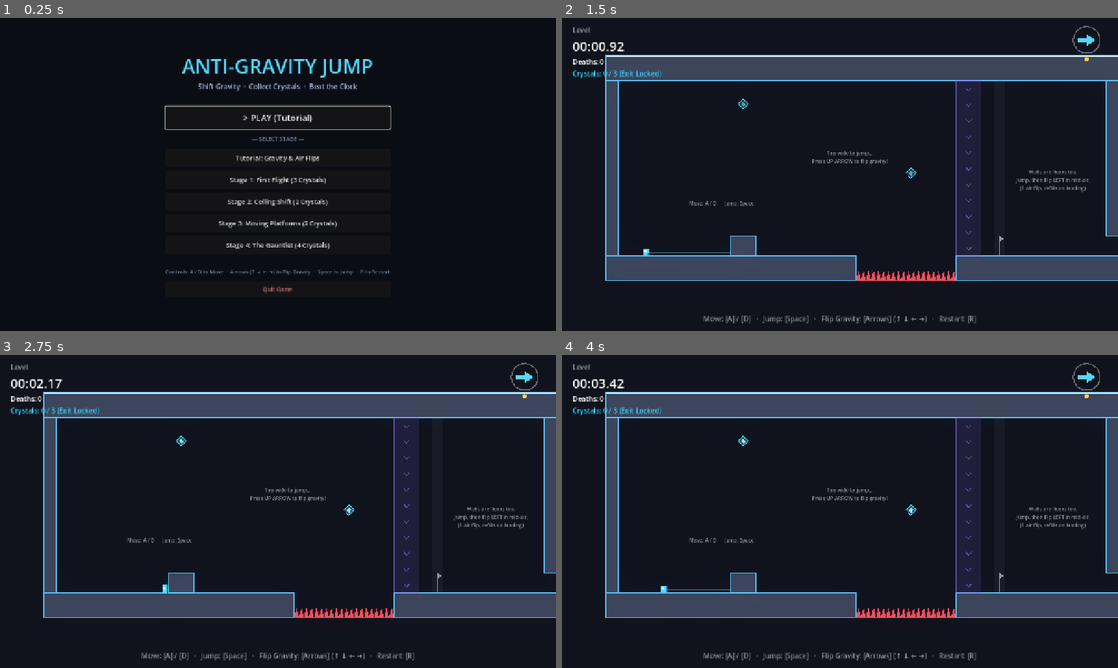
Above: before the commit, frames 1-4 (two rows, left to right).
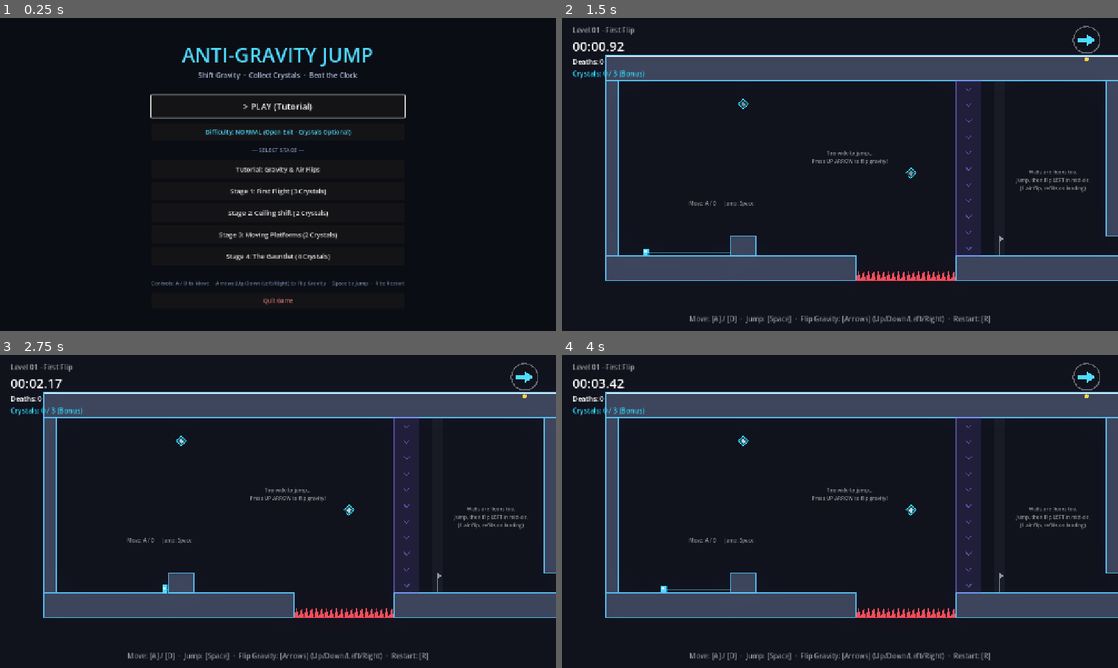
Above: after the commit, the same moments.

Repository: gorelikspb/antigravityjump
Game: Godot game, scene res://src/ui/main_menu.tscn
The game is run twice, just before and just after one commit, with the same random seed, the same clock (stepped at 60 frames per second) and the same inputs.
Inputs (mouse positions are in pixels of both pictures, inside the frame that each line leads up to):
- Up to frame 1 (0.25 s): no input
- Up to frame 2 (1.5 s): click "Stage 1: First Flight (3 Crys…" at 0.5 s; tap Enter (confirm) at 1.25 s; move the mouse to (962, 158) at 1.27 s; hold Right (gravity_right) from 1.28 s (still down); tap 0 at 1.35 s; click (962, 158) at 1.42 s
- Up to frame 3 (2.75 s): keep holding Right (gravity_right); tap Space (jump) at 1.52, 2.27 s; tap 1 at 1.55, 2.1 s; move the mouse to (166, 527) at 2.02 s; tap 2 at 2.3 s
- Up to frame 4 (4 s): move the mouse to (895, 442) at 2.77 s; release Right (gravity_right) at 2.78 s; hold Left (gravity_left) 2.78-3.53 s; tap 2 at 2.85 s; tap 3 at 3.05, 3.6 s; move the mouse to (812, 574) at 3.52 s; hold Right (gravity_right) from 3.53 s (still down); click (812, 574) at 3.67 s; tap Space (jump) at 3.77 s; tap 4 at 3.8 s

The runs differ from the first frame. In frame 1, 6.2% of the frame differs, in the area x 27-73%, y 9-92%; in frame 2, 0.8%; in frame 3, 0.8%; in frame 4, 0.8%.

Commit message:
fix(ui): remove unsupported unicode tofu glyphs and add Normal/Hard crystal difficulty mode

Diff:
--- a/src/core/save_manager.gd
+++ b/src/core/save_manager.gd
@@ -38,6 +38,15 @@
 	return int(_cfg.get_value(level_id, "best_deaths", -1))
 
 
+func get_require_all_crystals() -> bool:
+	return bool(_cfg.get_value("settings", "require_all_crystals", false))
+
+
+func set_require_all_crystals(val: bool) -> void:
+	_cfg.set_value("settings", "require_all_crystals", val)
+	_cfg.save(SAVE_PATH)
+
+
 static func compute_medal(time_sec: float, deaths: int, gold_time: float = 22.0, silver_time: float = 40.0) -> String:
 	if deaths == 0 and time_sec <= gold_time:
 		return "[GOLD]"
--- a/src/gameplay/level/level.gd
+++ b/src/gameplay/level/level.gd
@@ -69,6 +69,16 @@
 			_total_crystals += 1
 			c.always_consume = true
 			c.collected.connect(_on_crystal_collected.bind(c))
+
+	if has_node("/root/SaveManager"):
+		require_all_crystals = bool(get_node("/root/SaveManager").call(&"get_require_all_crystals"))
+
+	var tut_label3 := get_node_or_null(^"TutorialLabels/Label3") as Label
+	if tut_label3:
+		if require_all_crystals:
+			tut_label3.text = "3. HARD MODE: EXIT IS LOCKED! Collect all Crystals.\n- Touching a Crystal in air RESTORES your flip!\n- Crystals stay collected once grabbed."
+		else:
+			tut_label3.text = "3. BONUS CRYSTALS: Touching a Crystal RESTORES your flip!\n- Exit is OPEN in Normal Mode (crystals are optional).\n- Toggle HARD MODE in Main Menu to lock Exits!"
 
 	_player.respawn(_respawn_position, _respawn_gravity)
 	_update_goal_lock()
--- a/src/levels/level_00_tutorial.tscn
+++ b/src/levels/level_00_tutorial.tscn
@@ -115,9 +115,9 @@
 theme_override_colors/font_color = Color(0.9, 0.9, 1, 0.9)
 theme_override_font_sizes/font_size = 16
 text = "2. Press [Up Arrow] on ground to run on CEILING!
-• On walls/floor: flips are UNLIMITED.
-• In air: 1 flip allowed (CYAN = ready, GRAY = spent).
-• Press [Down Arrow] to drop back to floor after spikes."
+- On walls/floor: flips are UNLIMITED.
+- In air: 1 flip allowed (CYAN = ready, GRAY = spent).
+- Press [Down Arrow] to drop back to floor after spikes."
 horizontal_alignment = 1
 autowrap_mode = 2
 
@@ -128,9 +128,9 @@
 offset_bottom = 370.0
 theme_override_colors/font_color = Color(1, 0.8, 0.3, 1)
 theme_override_font_sizes/font_size = 16
-text = "3. EXIT IS LOCKED! Collect all Energy Crystals.
-• Touching a Crystal in air RESTORES your flip!
-• Crystals stay collected once grabbed."
+text = "3. BONUS CRYSTALS: Touching a Crystal RESTORES your flip!
+- Exit is OPEN in Normal Mode (crystals are optional).
+- Toggle HARD MODE in Main Menu to lock Exits!"
 horizontal_alignment = 1
 autowrap_mode = 2
 
--- a/src/ui/hud.gd
+++ b/src/ui/hud.gd
@@ -74,7 +74,7 @@
 
 func _show_idle_hint() -> void:
 	var move_str := "A / D"
-	var flip_str := "Arrows (↑ ↓ ← →)"
+	var flip_str := "Arrows (Up/Down/Left/Right)"
 	if has_node("/root/InputBootstrap"):
 		var ib := get_node("/root/InputBootstrap")
 		if ib.current_scheme == ib.ControlScheme.ARROWS_MOVE_WASD_FLIP:
@@ -85,11 +85,13 @@
 	if is_tutorial:
 		var px := _player_node.global_position.x if (_player_node and is_instance_valid(_player_node)) else 0.0
 		if px < 900.0:
-			_idle_label.text = "💡 Stuck? Press [Up Arrow] on ground to walk on the ceiling! (Move: [%s]  ·  Jump: [Space])" % move_str
+			_idle_label.text = "TIP: Press [Up Arrow] on ground to walk on the ceiling! (Move: [%s]  ·  Jump: [Space])" % move_str
+		elif _level_ref.require_all_crystals:
+			_idle_label.text = "TIP: Collect all floating crystals to unlock the Exit! (Touch crystal in air to restore flip)"
 		else:
-			_idle_label.text = "💡 Collect all floating crystals to unlock the Exit! (Touch crystal in air to restore flip)"
-	else:
-		_idle_label.text = "💡 Move: [%s]  ·  Jump: [Space]  ·  Flip Gravity: [%s]  ·  Restart: [R]" % [move_str, flip_str]
+			_idle_label.text = "TIP: Touch crystals in air to restore your flip, or head right to the golden Exit!"
+	else:
+		_idle_label.text = "TIP: Move: [%s]  ·  Jump: [Space]  ·  Flip Gravity: [%s]  ·  Restart: [R]" % [move_str, flip_str]
 
 	_idle_hint.visible = true
 
@@ -103,6 +105,7 @@
 
 func bind(level: Level) -> void:
 	_level_ref = level
+	_level_name.text = level.level_name
 	_player_node = level.get_node_or_null("Player") as CharacterBody2D
 	if _player_node:
 		_last_pos = _player_node.global_position
@@ -135,7 +138,11 @@
 		_crystals.visible = false
 		return
 	_crystals.visible = true
-	var suffix := " (EXIT UNLOCKED!)" if (required and collected >= total) else (" (Exit Locked)" if required else "")
+	var suffix := ""
+	if required:
+		suffix = " (EXIT UNLOCKED!)" if collected >= total else " (Exit Locked)"
+	else:
+		suffix = " (ALL COLLECTED!)" if collected >= total else " (Bonus)"
 	_crystals.text = "Crystals: %d / %d%s" % [collected, total, suffix]
 
 
@@ -149,25 +156,25 @@
 
 	if deaths == 0 and seconds <= gold_time:
 		return {
-			"title": "🥇 ЗОЛОТАЯ МЕДАЛЬ (GOLD)",
+			"title": "[GOLD MEDAL]",
 			"color": Color(1.0, 0.85, 0.2),
-			"reason": "Идеально: 0 смертей и время быстрее 25 с! (Ваш результат: %.1fs)" % seconds,
+			"reason": "Perfect! 0 deaths & finished under 25s (Your time: %.1fs)." % seconds,
 		}
 	elif deaths <= 1 and seconds <= silver_time:
 		var why := ""
 		if deaths > 0:
-			why = "Серебро: допущена %d смерть. Для золота требуется 0 смертей и время < 25 с." % deaths
+			why = "Silver: %d death(s). Need 0 deaths & time < 25s for Gold." % deaths
 		else:
-			why = "Серебро: время %.1fs. Для золота требуется быстрее 25 с при 0 смертей." % seconds
+			why = "Silver: time %.1fs. Need under 25s with 0 deaths for Gold." % seconds
 		return {
-			"title": "🥈 СЕРЕБРЯНАЯ МЕДАЛЬ (SILVER)",
+			"title": "[SILVER MEDAL]",
 			"color": Color(0.85, 0.88, 0.95),
 			"reason": why,
 		}
 	else:
-		var why := "Уровень пройден! Критерии золота: 0 смертей и время < 25 с (у вас %d смертей, время: %.1fs)." % [deaths, seconds]
+		var why := "Cleared! Gold requires 0 deaths & time < 25s (You: %d deaths, %.1fs)." % [deaths, seconds]
 		return {
-			"title": "🥉 БРОНЗОВАЯ МЕДАЛЬ (BRONZE)",
+			"title": "[BRONZE MEDAL]",
 			"color": Color(0.95, 0.65, 0.35),
 			"reason": why,
 		}
@@ -178,12 +185,12 @@
 	_medal_label.text = medal_info["title"]
 	_medal_label.set("theme_override_colors/font_color", medal_info["color"])
 	_medal_reason.text = medal_info["reason"]
-	_stats.text = "Время: %s   ·   Смертей: %d" % [format_time(seconds), deaths]
+	_stats.text = "Time: %s  ·  Deaths: %d" % [format_time(seconds), deaths]
 
 	if has_next:
-		_btn_next.text = "► СЛЕДУЮЩИЙ УРОВЕНЬ  (Enter)"
-	else:
-		_btn_next.text = "► ГЛАВНОЕ МЕНЮ  (Enter)"
+		_btn_next.text = "> NEXT LEVEL  (Enter)"
+	else:
+		_btn_next.text = "> MAIN MENU  (Enter)"
 
 	_complete_panel.visible = true
 	_btn_next.grab_focus()
--- a/src/ui/hud.tscn
+++ b/src/ui/hud.tscn
@@ -146,7 +146,7 @@
 grow_horizontal = 2
 grow_vertical = 0
 theme_override_colors/font_color = Color(1, 1, 1, 0.55)
-text = "Move: [A] / [D]   ·   Jump: [Space]   ·   Flip Gravity: [Arrows] (↑ ↓ ← →)   ·   Restart: [R]"
+text = "Move: [A] / [D]  ·  Jump: [Space]  ·  Flip Gravity: [Arrows] (Up/Down/Left/Right)  ·  Restart: [R]"
 horizontal_alignment = 1
 
 [node name="IdleHint" type="PanelContainer" parent="."]
@@ -167,7 +167,7 @@
 layout_mode = 2
 theme_override_colors/font_color = Color(1, 0.92, 0.45, 1)
 theme_override_font_sizes/font_size = 16
-text = "💡 Move: [A] / [D]   ·   Jump: [Space]   ·   Flip Gravity: [Arrows] (↑ ↓ ← →)   ·   Restart: [R]"
+text = "TIP: Move: [A] / [D]  ·  Jump: [Space]  ·  Flip Gravity: [Arrows]  ·  Restart: [R]"
 horizontal_alignment = 1
 vertical_alignment = 1
 
@@ -213,7 +213,7 @@
 layout_mode = 2
 theme_override_colors/font_color = Color(1, 0.84, 0.35, 1)
 theme_override_font_sizes/font_size = 24
-text = "★ LEVEL COMPLETE! ★"
+text = "LEVEL COMPLETE!"
 horizontal_alignment = 1
 
 [node name="MedalLabel" type="Label" parent="CompletePanel/VBox"]
@@ -221,7 +221,7 @@
 layout_mode = 2
 theme_override_colors/font_color = Color(1, 0.85, 0.2, 1)
 theme_override_font_sizes/font_size = 20
-text = "🥇 GOLD MEDAL"
+text = "[GOLD MEDAL]"
 horizontal_alignment = 1
 
 [node name="MedalReason" type="Label" parent="CompletePanel/VBox"]
@@ -255,7 +255,7 @@
 theme_override_styles/normal = SubResource("StyleBoxFlat_btn_next")
 theme_override_styles/hover = SubResource("StyleBoxFlat_btn_next_hover")
 theme_override_styles/pressed = SubResource("StyleBoxFlat_btn_next")
-text = "► NEXT LEVEL  (Enter)"
+text = "> NEXT LEVEL  (Enter)"
 
 [node name="HBoxSecondary" type="HBoxContainer" parent="CompletePanel/VBox"]
 layout_mode = 2
@@ -271,7 +271,7 @@
 theme_override_styles/normal = SubResource("StyleBoxFlat_btn_sec")
 theme_override_styles/hover = SubResource("StyleBoxFlat_btn_sec_hover")
 theme_override_styles/pressed = SubResource("StyleBoxFlat_btn_sec")
-text = "↻ Retry (R)"
+text = "Retry (R)"
 
 [node name="BtnMenu" type="Button" parent="CompletePanel/VBox/HBoxSecondary"]
 unique_name_in_owner = true
@@ -283,4 +283,4 @@
 theme_override_styles/normal = SubResource("StyleBoxFlat_btn_sec")
 theme_override_styles/hover = SubResource("StyleBoxFlat_btn_sec_hover")
 theme_override_styles/pressed = SubResource("StyleBoxFlat_btn_sec")
-text = "⌂ Menu (Esc)"
+text = "Menu (Esc)"
--- a/src/ui/main_menu.gd
+++ b/src/ui/main_menu.gd
@@ -3,6 +3,7 @@
 ## Main Menu UI script with streamlined stage selection and continue flow.
 
 @onready var _btn_play: Button = %BtnPlay
+@onready var _btn_mode: Button = %BtnMode
 @onready var _btn_level_0: Button = %BtnLevel0
 @onready var _btn_level_1: Button = %BtnLevel1
 @onready var _btn_level_2: Button = %BtnLevel2
@@ -37,6 +38,9 @@
 
 	_btn_play.text = "> PLAY (" + next_stage_name + ")"
 	_btn_play.pressed.connect(func() -> void: _load_level(next_stage_path))
+
+	_refresh_mode_button()
+	_btn_mode.pressed.connect(_on_toggle_mode)
 
 	_setup_stage_button(_btn_level_0, STAGES[0])
 	_setup_stage_button(_btn_level_1, STAGES[1])
@@ -76,3 +80,23 @@
 
 func _load_level(path: String) -> void:
 	get_tree().change_scene_to_file(path)
+
+
+func _on_toggle_mode() -> void:
+	if has_node("/root/SaveManager"):
+		var sm := get_node("/root/SaveManager")
+		var curr := bool(sm.call(&"get_require_all_crystals"))
+		sm.call(&"set_require_all_crystals", not curr)
+	_refresh_mode_button()
+
+
+func _refresh_mode_button() -> void:
+	var hard := false
+	if has_node("/root/SaveManager"):
+		hard = bool(get_node("/root/SaveManager").call(&"get_require_all_crystals"))
+	if hard:
+		_btn_mode.text = "Difficulty: HARD (All Crystals Required to Unlock Exit)"
+		_btn_mode.set("theme_override_colors/font_color", Color(1.0, 0.72, 0.3))
+	else:
+		_btn_mode.text = "Difficulty: NORMAL (Open Exit · Crystals Optional)"
+		_btn_mode.set("theme_override_colors/font_color", Color(0.31, 0.86, 1.0))
--- a/src/ui/main_menu.tscn
+++ b/src/ui/main_menu.tscn
@@ -64,11 +64,19 @@
 theme_override_font_sizes/font_size = 20
 text = "> PLAY GAME"
 
+[node name="BtnMode" type="Button" parent="CenterContainer/VBoxContainer"]
+unique_name_in_owner = true
+custom_minimum_size = Vector2(440, 38)
+layout_mode = 2
+theme_override_colors/font_color = Color(0.31, 0.86, 1, 1)
+theme_override_font_sizes/font_size = 14
+text = "Mode: NORMAL - Exit Open (Crystals Optional)"
+
 [node name="SectionLabel" type="Label" parent="CenterContainer/VBoxContainer"]
 layout_mode = 2
 theme_override_colors/font_color = Color(0.45, 0.52, 0.65, 1)
 theme_override_font_sizes/font_size = 13
-text = "— SELECT STAGE —"
+text = "--- SELECT STAGE ---"
 horizontal_alignment = 1
 
 [node name="MenuButtons" type="VBoxContainer" parent="CenterContainer/VBoxContainer"]
@@ -118,7 +126,7 @@
 layout_mode = 2
 theme_override_colors/font_color = Color(0.45, 0.52, 0.65, 1)
 theme_override_font_sizes/font_size = 12
-text = "Controls: A / D to Move  ·  Arrows (↑ ↓ ← →) to Flip Gravity  ·  Space to Jump  ·  R to Restart"
+text = "Controls: A / D to Move  ·  Arrows (Up/Down/Left/Right) to Flip Gravity  ·  Space to Jump  ·  R to Restart"
 horizontal_alignment = 1
 
 [node name="BtnQuit" type="Button" parent="CenterContainer/VBoxContainer"]
Not shown, changed: public/game/index.pck
